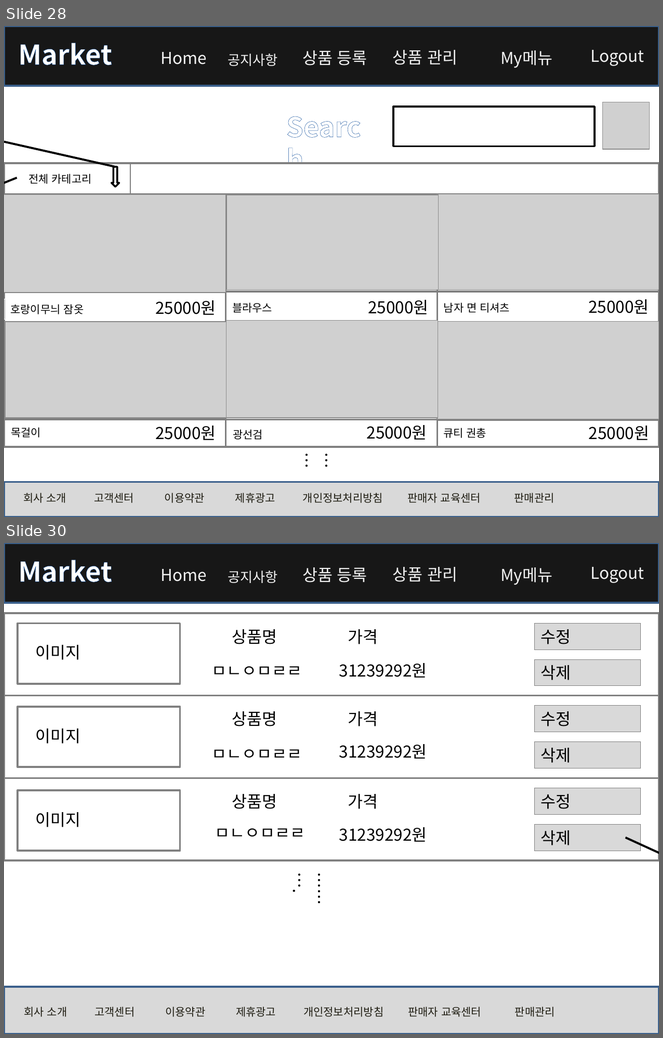
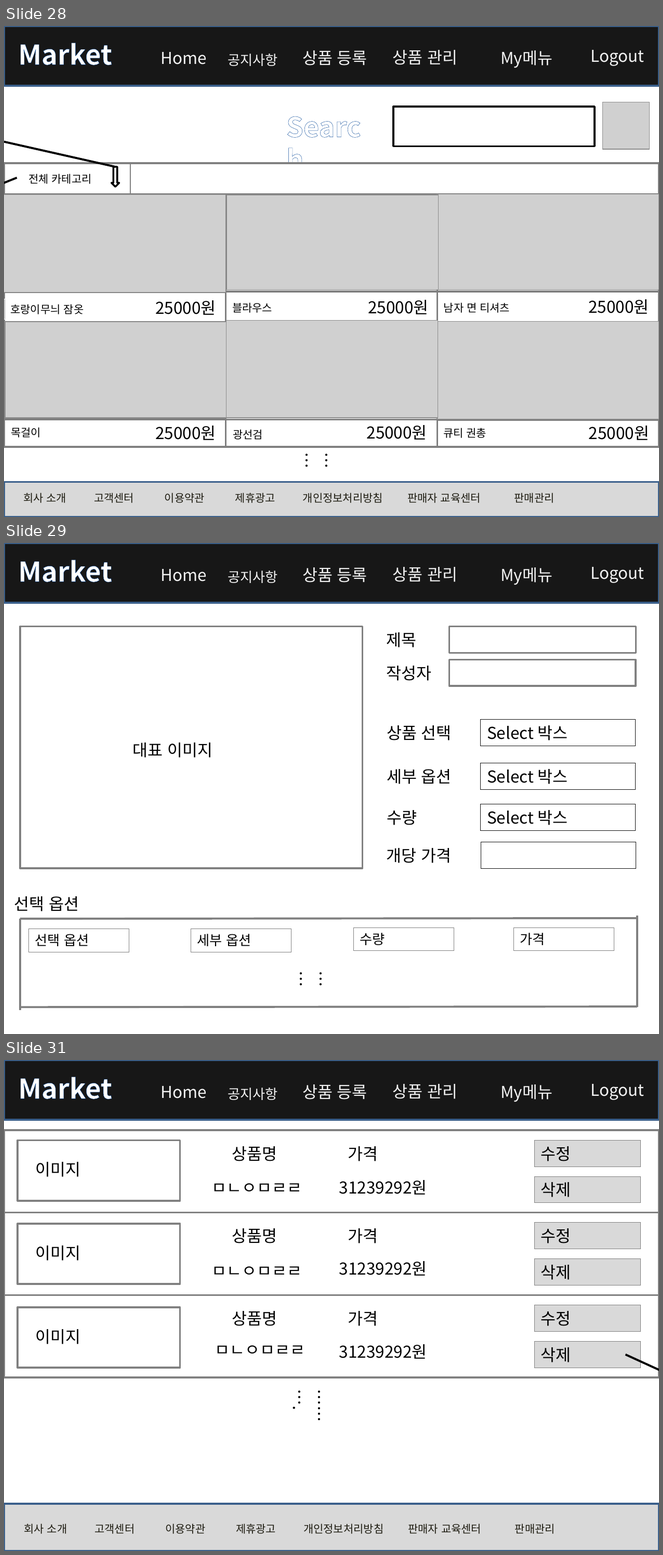
Before and after one commit to rosangels2/market, a slide deck: 포트폴리오/스토리보드/스토리보드.pptx. Shown one above the other, each under a label of ours: slides 28 and 30 before the commit, slides 28, 29 and 31 after it; the slides between them are not shown. The pictures are 663x1038 and 663x1555 pixels, drawn with LibreOffice and Linux fonts; fonts in the diff are those of the drawing; grey boxes stand for pictures. Boxes give left, top, right and bottom in pixels: in the first picture for what was removed or moved away, otherwise in the second. Text is boxed around its words. In the diff, an @@ line names an element or a change of style, - is before the commit and + after.

Commit message:
상품 정보/문의/댓글 화면 구현

```diff
--- a/포트폴리오/스토리보드/스토리보드.pptx
+++ b/포트폴리오/스토리보드/스토리보드.pptx
@@ slide 29 added at bbox=[4, 543, 659, 1034], background #FFFFFF @@
@@ group added at bbox=[4, 543, 659, 603]: 7 texts, 1 rectangle @@
+Logout
+My메뉴
+Home
+공지사항
+상품 등록
+Market
+상품 관리
@@ rectangle added at bbox=[20, 626, 362, 869], fill #FFFFFF, outline #808080 2 pt @@
@@ text added at bbox=[132, 743, 213, 758], 18 pt, text #000000 @@
+대표 이미지
@@ group added at bbox=[386, 626, 636, 869]: 6 texts, 6 rectangles @@
+제목
+작성자
+상품 선택
+Select 박스
+수량
+Select 박스
+세부 옵션
+Select 박스
+개당 가격
@@ group added at bbox=[14, 897, 637, 1011]: 4 lines, 4 rectangles, 2 texts @@
+선택 옵션
+선택 옵션
+수량
+가격
+……
+세부 옵션
@@ what was slide 30 is now slide 31 @@
```
Also in this commit, not shown: 6 slides changed, 4 other files.
